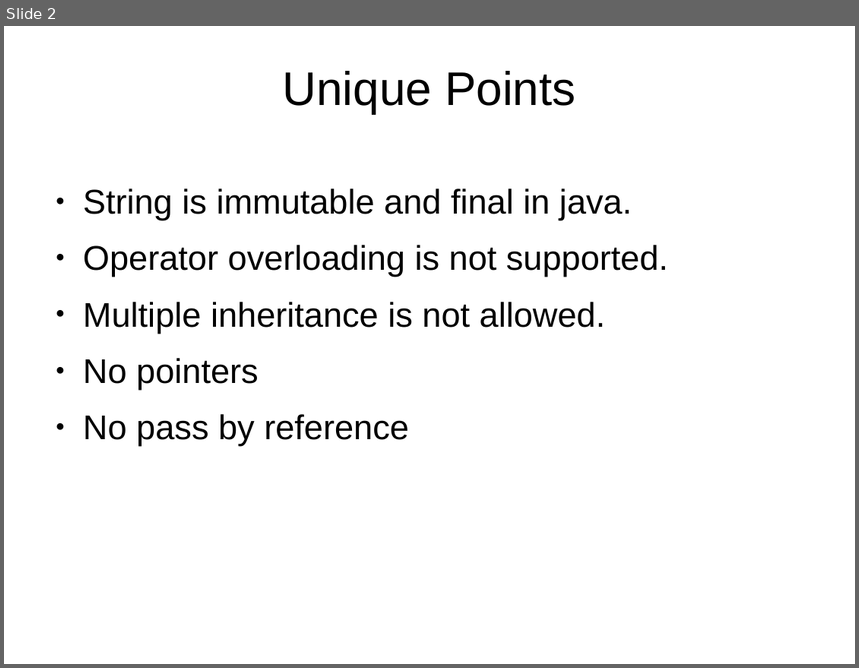
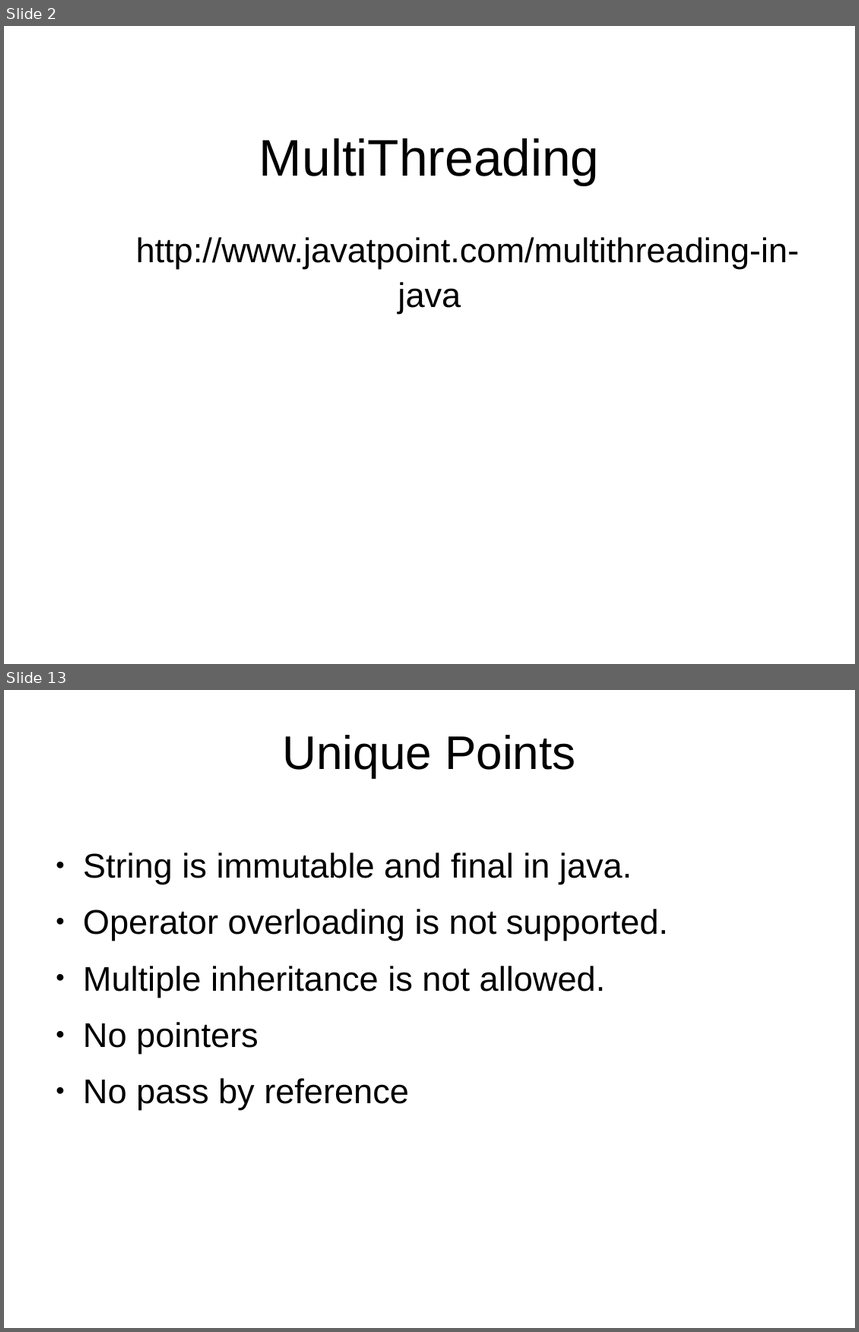
Before and after one commit to tanmayrajani/Internship_PreWork, a slide deck: Java/Java_Notes.odp. Shown one above the other, each under a label of ours: slide 2 before the commit, slides 2 and 13 after it; the slides between them are not shown. The pictures are 859x668 and 859x1332 pixels, drawn with LibreOffice and Linux fonts; fonts in the diff are those of the drawing; background and template pictures are left out. Boxes give left, top, right and bottom in pixels: in the first picture for what was removed or moved away, otherwise in the second. Text is boxed around its words. In the diff, an @@ line names an element or a change of style, - is before the commit and + after.

```diff
--- a/Java/Java_Notes.odp
+++ b/Java/Java_Notes.odp
@@ slide 2 added at [4,26,855,664], background picture (left out) @@
@@ subtitle added at [136,138,800,313], 32 pt, text #000000 @@
+MultiThreading
+http://www.javatpoint.com/multithreading-in-java
@@ what was slide 2 is now slide 13 @@
```
Also in this commit, not shown: 10 other slides added, 4 other files.
